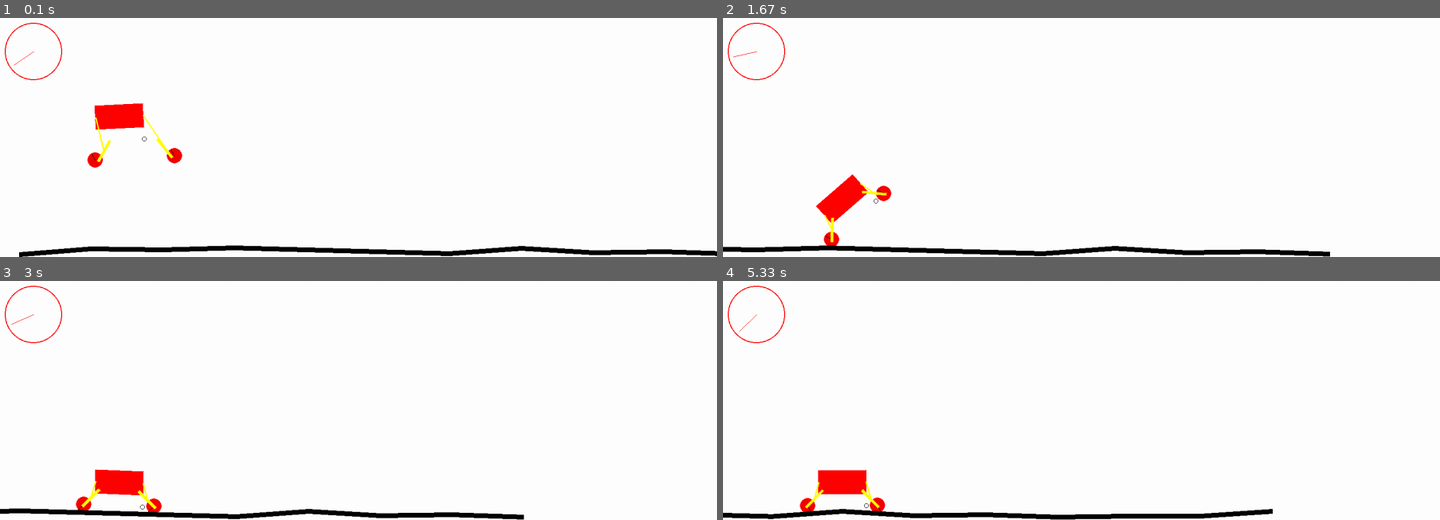
Above: before the commit, frames 1-4 (two rows, left to right).
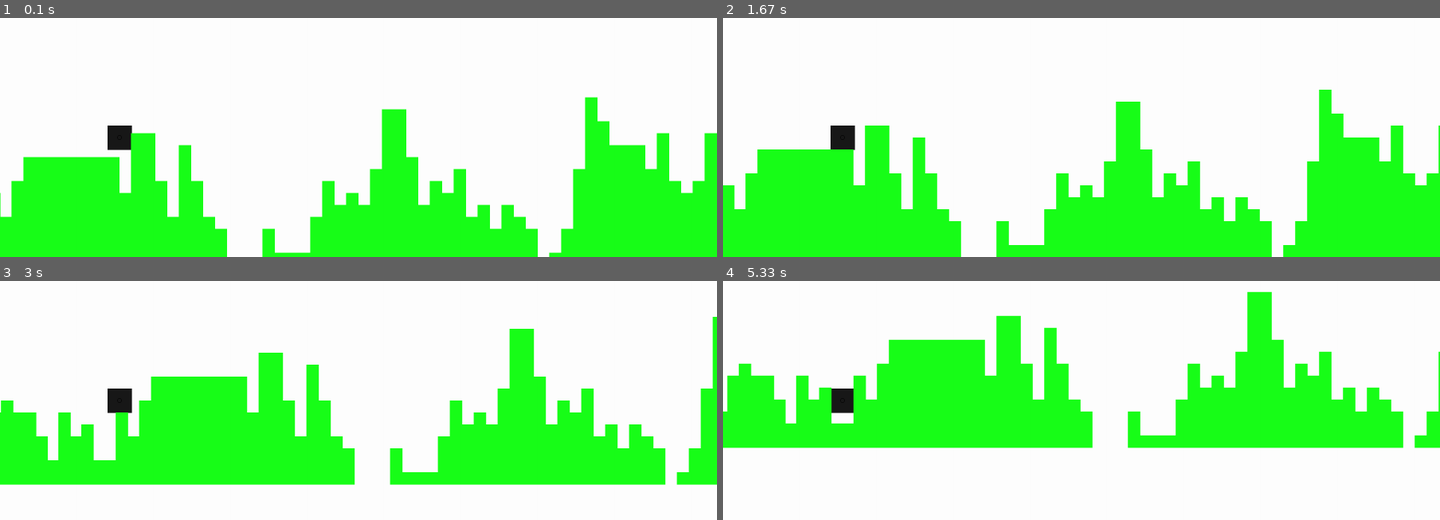
Above: after the commit, the same moments.

Repository: semboko/pygame-sandbox
Game: pygame game, started from main.py
Same seed, same stepped clock (60 frames per second), same inputs: the game is played once before the commit and once after it.
Inputs (mouse positions are in pixels of both pictures, inside the frame that each line leads up to):
- Up to frame 1 (0.1 s): no input
- Up to frame 2 (1.67 s): hold D 0.33-0.8 s; move the mouse to (1052, 147) at 0.37 s; hold D 0.83-1.3 s; hold A from 1.33 s (still down)
- Up to frame 3 (3 s): release A at 1.87 s; hold A 1.9-2.3 s; hold D 2.33-2.97 s
- Up to frame 4 (5.33 s): hold A 3-3.47 s; hold D 3.5-3.97 s; hold D 4-4.47 s; hold A 4.5-5.03 s; hold A from 5.07 s (still down)

The runs differ from the first frame. In frame 1, 32% of the frame differs, in the area x 0-100%, y 2-100%; in frame 2, 33%; in frame 3, 32%; in frame 4, 32%.

Commit message:
lesson_Mar14_update

Diff:
--- a/main.py
+++ b/main.py
@@ -6,6 +6,7 @@
 from scenes.gravity import GravityScene
 from scenes.constraints import ConstraintScene
 from scenes.carscene import CarScene
+from scenes.VoxelWorld import VoxelWorld
 
 
 class Game:
@@ -25,7 +26,7 @@
         pygame.quit()
 
     def load_scene(self, scene: Type[AbstractScene]):
-        self.scene = scene(self.sc, self.fps)
+        self.scene = scene(self.sc, self.fps, self)
 
     def run(self):
         while True:
@@ -40,5 +41,5 @@
 
 
 with Game() as g:
-    g.load_scene(CarScene)
+    g.load_scene(VoxelWorld)
     g.run()
--- /dev/null
+++ b/scenes/VoxelWorld.py
@@ -0,0 +1,72 @@
+import random
+
+import pygame
+import pymunk
+from pygame.event import Event
+
+from scenes.abstract import AbstractPymunkScene
+from scenes.components.rect import Rect
+from scenes.components.terrain import Terrain, min_nfs, nfs, max_nfs, micro_nfs
+from scenes.components.speedometer import Speedometer
+pygame.init()
+pygame.font.init()
+
+
+
+class VoxelWorld(AbstractPymunkScene):
+    def reset_scene(self):
+        super().reset_scene()
+        self.player = Rect(250, 250, 50, 50, self.space, (25, 25, 25), True)
+        self.floor = Terrain(0, self.display.get_width()*4, 5, 200, 400, int(random.random()*100_000_000), self.space, max_nfs)
+        self.objects.extend((self.player,self.floor))
+        self.menu_state = 0
+        self.speed_x = 0
+
+    def update(self):
+        if 0 <= self.menu_state <= 1:
+            super().update()
+        self.player.body.angle = 0
+        keys = pygame.key.get_pressed()
+        if keys[pygame.K_a]:
+            self.player.body.apply_impulse_at_world_point((-20_000, 0), self.player.body.position)
+            self.speed_x -= 5_000
+        elif keys[pygame.K_d]:
+            self.player.body.apply_impulse_at_world_point((20_000, 0), self.player.body.position)
+            self.speed_x += 5_000
+        # else:
+        #     self.speed_x *= 9.8
+
+        self.camera_shift = pymunk.Vec2d(self.player.body.position.x - 250,self.player.body.position.y - 250)
+        self.floor.update(self.camera_shift.x)
+
+    def handle_event(self, event: Event) -> None:
+        if event.type == pygame.KEYDOWN:
+            if event.key == pygame.K_r:
+                self.reset_scene()
+            if event.key==pygame.K_SPACE :
+                self.player.body.apply_impulse_at_world_point((self.speed_x//20,0),self.player.body.position)
+                #p = self.space.segment_query_first(self.player.body.position,(self.player.body.position.x, self.player.body.position.y-20), 0, self.floor.sf)
+                #print(p)
+                #if self.player.body.position.y-20 <= p.point.y <= self.player.body.position.y:
+                self.player.body.apply_impulse_at_world_point((0, 700000), self.player.body.position)
+            if event.key==pygame.K_ESCAPE:
+                if self.menu_state != 2:
+                    self.menu_state = 2
+                else:
+                    self.menu_state = 0
+            if event.key==pygame.K_q:
+                if self.menu_state != 1:
+                    self.menu_state = 1
+                else:
+                    self.menu_state = 0
+
+    def render(self):
+        super(VoxelWorld, self).render()
+        if 1 <= self.menu_state <= 2:
+            font = pygame.font.SysFont('Comic Sans MS',30)
+            pos = " ".join([str(round(i, 2)) for i in list(self.player.body.position)])
+            text = f'position: {pos}, fps: {round(self.game.clock.get_fps(), 2)}, seed: {str(self.floor.seed)}, nfs_func: {self.floor.nfs_name}'
+            self.display.blit(
+                font.render(text,True,(0,0,0)),
+                (10,10)
+            )
--- a/scenes/abstract.py
+++ b/scenes/abstract.py
@@ -10,10 +10,11 @@
 
 
 class AbstractScene(ABC):
-    def __init__(self, display: Surface, fps: int) -> None:
+    def __init__(self, display: Surface, fps: int, game) -> None:
         self.display: Surface = display
         self.size_sc: tuple = display.get_size()
         self.fps: int = fps
+        self.game = game
 
     def handle_event(self, event: Event) -> None:
         raise NotImplementedError()
--- a/scenes/carscene.py
+++ b/scenes/carscene.py
@@ -1,3 +1,5 @@
+import random
+
 import pygame
 import pymunk
 from pygame.event import Event
@@ -8,11 +10,12 @@
 from scenes.components.speedometer import Speedometer
 
 
+
 class CarScene(AbstractPymunkScene):
     def reset_scene(self):
         super().reset_scene()
         self.car = Car(250, 250, 100, 50, self.space)
-        self.floor = Terrain(0, self.display.get_width(), 5, 20, 10, self.space)
+        self.floor = Terrain(0, self.display.get_width(), 5, 200, 205, random.random(), self.space)
         self.speedometer = Speedometer(70, 70, 0, 3000)
         self.objects.extend((self.car, self.floor, self.speedometer))
 
--- a/scenes/components/terrain.py
+++ b/scenes/components/terrain.py
@@ -1,4 +1,4 @@
-from random import randint
+import random
 from typing import Tuple
 
 import pymunk
@@ -6,42 +6,148 @@
 from scenes.components.segment import Segment
 from pymunk import Space, Body
 from pygame.surface import Surface
+from scenes.components.rect import Rect
 
+class TerrainBlock(Rect):
 
+    width: int = 25
+    height: int = 25
+
+    def __init__(self, x: int, y: int, space: pymunk.Space, sf) :
+        super().__init__(x, y, self.width, self.height, space, (25,255,25))
+        self.body.body_type = Body.STATIC
+        self.shape.filter = sf
+def max_nfs(noise, y_top, y_min, y_max):
+    if noise < .4 and y_top < y_max :
+        y_top += random.randint(1,6) * TerrainBlock.height
+    elif noise < .5 and y_top < y_max :
+        y_top += random.randint(1,3) * TerrainBlock.height
+    elif noise==.5 :
+        y_top = y_top
+    elif noise > .5 and y_top > y_min :
+        y_top -= random.randint(1,4) * TerrainBlock.height
+    elif noise > .6 and y_top > y_max :
+        y_top -= random.randint(1,7) * TerrainBlock.height
+    return y_top
+def nfs(noise, y_top, y_min, y_max):
+    if noise < .3 and y_top < y_max :
+        y_top += random.randint(1,3) * TerrainBlock.height
+    elif noise < .5 and y_top < y_max :
+        y_top += random.randint(1,2) * TerrainBlock.height
+    elif noise==.5 :
+        y_top = y_top
+    elif noise > .5 and y_top > y_min :
+        y_top -= random.randint(1,2) * TerrainBlock.height
+    elif noise > .9 and y_top > y_max :
+        y_top -= random.randint(1,3) * TerrainBlock.height
+    return y_top
+def min_nfs(noise, y_top, y_min, y_max):
+    if noise < .01 and y_top < y_max :
+        y_top += random.randint(1,3) * TerrainBlock.height
+    elif noise < .5 and y_top < y_max :
+        y_top += random.randint(1,2) * TerrainBlock.height
+    elif noise==.5 :
+        y_top = y_top
+    elif noise > .5 and y_top > y_min :
+        y_top -= random.randint(1,2) * TerrainBlock.height
+    elif noise > .99 and y_top > y_max :
+        y_top -= random.randint(1,3) * TerrainBlock.height
+    return y_top
+def micro_nfs(noise, y_top, y_min, y_max):
+    if noise < .000000001 and y_top < y_max :
+        y_top += random.randint(1,3) * TerrainBlock.height
+    elif noise < .1 and y_top < y_max :
+        y_top += random.randint(1,2) * TerrainBlock.height
+    elif noise==.5 :
+        y_top = y_top
+    elif noise > .9 and y_top > y_min :
+        y_top -= random.randint(1,2) * TerrainBlock.height
+    elif noise > .999999 and y_top > y_max :
+        y_top -= random.randint(1,3) * TerrainBlock.height
+    return y_top
 class Terrain:
-    def __init__(self, x_min: int, x_max: int, y_min: int, y_max: int, steps: int, space: Space):
+    def __init__(self, x_min: int, x_max: int, y_min: int, y_max: int, steps: int, seed: str, space: Space, noise_filter = nfs):
         self.space = space
-        self.segments = []
+        self.sf = pymunk.ShapeFilter(group=0b10)
+        # self.segments = []
+        self.seed = seed
+        self.bricks = []
         self.x_max, self.x_min, self.y_max, self.y_min = x_max, x_min, y_max, y_min
+        self.abs_min_y = -10
+        random.seed(seed)
+        y_top = y_min
+        for x_start in range(x_min, x_max, TerrainBlock.width):
+            x = x_start + TerrainBlock.width//2
+            noise = random.random()
+            y_top = noise_filter(noise, y_top, y_min, y_max)
 
-        self.seg_width = (x_max - x_min)//steps
-        for x in range(x_min, x_max, self.seg_width):
-            p1 = self.segments[-1].shape.b if self.segments else (x, randint(y_min, y_max))
-            p2 = (p1[0] + self.seg_width, randint(y_min, y_max))
-            self.segments.append(self.create_segment(p1, p2))
-
-    def create_segment(self, p1: Tuple[int, int], p2: Tuple[int, int]) -> Segment:
-        s = Segment(p1, p2, 1, self.space, btype=Body.STATIC)
-        s.shape.friction = 0.95
-        return s
+            for y_start in range(y_top,  self.abs_min_y, -TerrainBlock.height):
+                y = y_start - TerrainBlock.height//2
+                brick = TerrainBlock(x, y, space, self.sf)
+                self.bricks.append(brick)
+        # self.seg_width = (x_max - x_min)//steps
+        # for x in range(x_min, x_max, self.seg_width):
+        #     p1 = self.segments[-1].shape.b if self.segments else (x, random.randint(y_min, y_max))
+        #     p2 = (p1[0] + self.seg_width, random.randint(y_min, y_max))
+        #     self.segments.append(self.create_segment(p1, p2))
+        self.nfs_name = noise_filter.__name__
+        self.nfs_func = noise_filter
 
     def update(self, x_shift: float) -> None:
-        left_x = self.segments[0].shape.a[0]
-        right_x = self.segments[-1].shape.b[0]
-        shift_x = x_shift
-        if shift_x + 50 < left_x:
-            b = self.segments[0].shape.a
-            a = pymunk.Vec2d(b.x - self.seg_width, randint(self.y_min, self.y_max))
-            self.segments.insert(0, self.create_segment(a, b))
-            self.space.remove(self.segments[-1].body, self.segments[-1].shape)
-            del (self.segments[-1])
-        if shift_x > right_x - 1000:
-            a = self.segments[-1].shape.b
-            b = pymunk.Vec2d(a.x + self.seg_width, randint(self.y_min, self.y_max))
-            self.segments.append(self.create_segment(a, b))
-            self.space.remove(self.segments[0].body, self.segments[0].shape)
-            del (self.segments[0])
+        # left_x = self.segments[0].shape.a[0]
+        # right_x = self.segments[-1].shape.b[0]
+        # shift_x = x_shift
+        # if shift_x + 50 < left_x:
+        #     b = self.segments[0].shape.a
+        #     a = pymunk.Vec2d(b.x - self.seg_width, random.randint(self.y_min, self.y_max))
+        #     self.segments.insert(0, self.create_segment(a, b))
+        #     self.space.remove(self.segments[-1].body, self.segments[-1].shape)
+        #     del (self.segments[-1])
+        # if shift_x > right_x - 1000:
+        #     a = self.segments[-1].shape.b
+        #     b = pymunk.Vec2d(a.x + self.seg_width, random.randint(self.y_min, self.y_max))
+        #     self.segments.append(self.create_segment(a, b))
+        #     self.space.remove(self.segments[0].body, self.segments[0].shape)
+        #     del (self.segments[0])
+        ###################################################################################
+        ###################################################################################
+        # self.x_max,self.x_min,self.y_max,self.y_min = x_max,x_min,y_max,y_min
+        # self.abs_min_y = -5
+        # random.seed(seed)
+        # y_top = y_min
+        # for x_start in range(x_min,x_max,TerrainBlock.width) :
+        #     x = x_start + TerrainBlock.width // 2
+        #     noise = random.random()
+        #     y_top = noise_filter(noise,y_top,y_min,y_max)
+        #
+        #     for y_start in range(y_top,self.abs_min_y,-TerrainBlock.height) :
+        #         y = y_start - TerrainBlock.height // 2
+        #         brick = TerrainBlock(x,y,space,self.sf)
+        #         self.bricks.append(brick)
+        if x_shift < self.bricks[0].body.position.x:
+            x = self.bricks[0].body.position.x - TerrainBlock.width // 2 - TerrainBlock.width // 2
+            noise = int(random.random())
+            y_top = self.nfs_func(noise,self.y_min,self.y_min,self.y_max * 20)
 
+            for y_start in range(y_top,self.abs_min_y,-TerrainBlock.height) :
+                y = y_start - TerrainBlock.height // 2
+                brick = TerrainBlock(x,y,self.space,self.sf)
+                self.bricks.insert(0, brick)
+                self.space.remove(self.bricks[-1].shape,self.bricks[-1].body)
+                del (self.bricks[-1])
+
+        # bugs: in ~5971.52+ x coord generation stopped
+        if x_shift + 700 > self.bricks[0].body.position.x:
+            x = self.bricks[-1].body.position.x + TerrainBlock.width // 2
+            noise = int(random.random())
+            y_top = self.nfs_func(noise,self.y_min,self.y_min,self.y_max * 20)
+
+            for y_start in range(y_top,self.abs_min_y,-TerrainBlock.height) :
+                y = y_start - TerrainBlock.height // 2
+                brick = TerrainBlock(x,y,self.space,self.sf)
+                self.bricks.insert(0, brick)
+                self.space.remove(self.bricks[0].shape,self.bricks[0].body)
+                del (self.bricks[0])
     def render(self, display: Surface, camera_shift: pymunk.Vec2d) -> None:
-        for s in self.segments:
+        for s in self.bricks:
             s.render(display, camera_shift)
